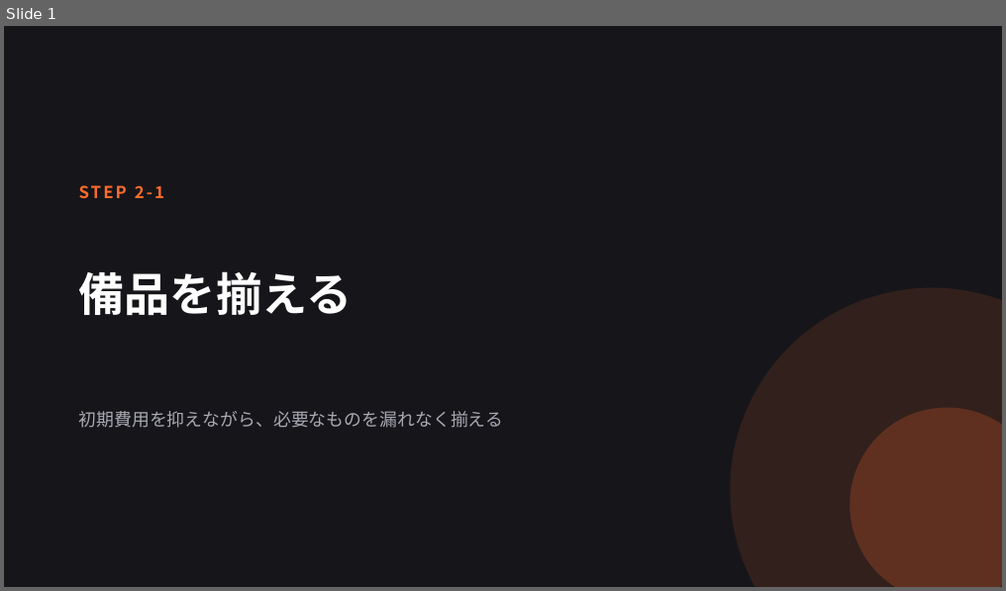
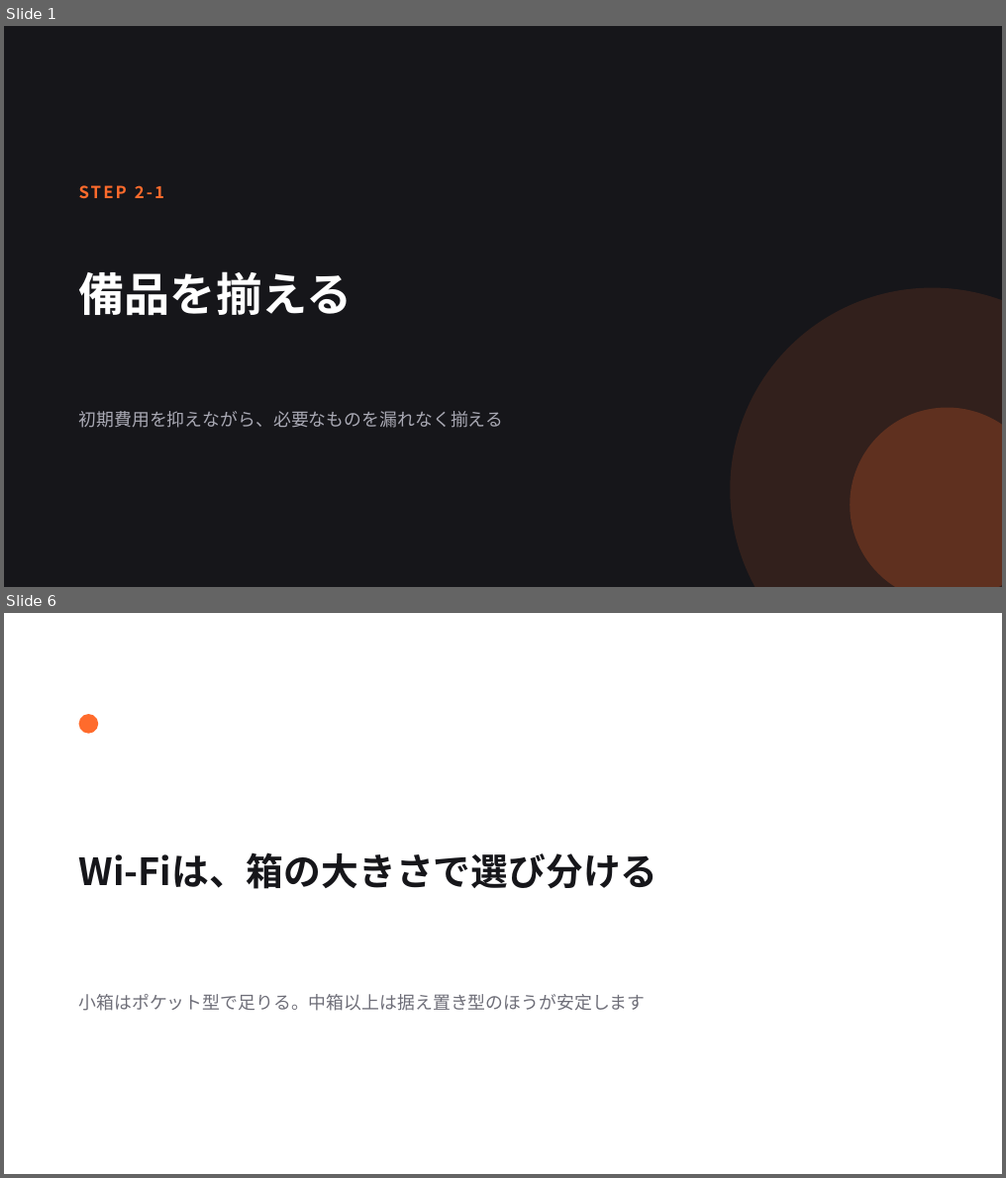
Before and after one commit to sou1104pc-ops/task-matrix, a slide deck: slides/11_備品を揃える.pptx. Shown one above the other, each under a label of ours: slide 1 before the commit, slides 1 and 6 after it; the slides between them are not shown. The pictures are 1006x591 and 1006x1178 pixels, drawn with LibreOffice and Linux fonts; fonts in the diff are those of the drawing. Boxes give left, top, right and bottom in pixels: in the first picture for what was removed or moved away, otherwise in the second. Text is boxed around its words. In the diff, an @@ line names an element or a change of style, - is before the commit and + after.

```diff
--- a/slides/11_備品を揃える.pptx
+++ b/slides/11_備品を揃える.pptx
@@ slide 6 added at box(4, 613, 1002, 1174), background #FFFFFF @@
@@ ellipse added at box(79, 714, 98, 734), fill #FF6B2C @@
@@ text added at box(79, 853, 658, 889), 36 pt, text #16161A, bold @@
+Wi-Fiは、箱の大きさで選び分ける
@@ text added at box(79, 994, 646, 1011), 17 pt, text #6E6E78 @@
+小箱はポケット型で足りる。中箱以上は据え置き型のほうが安定します
```
Also in this commit, not shown: 2 slides changed, 21 other slides added, 3 slides removed, 19 other files.
